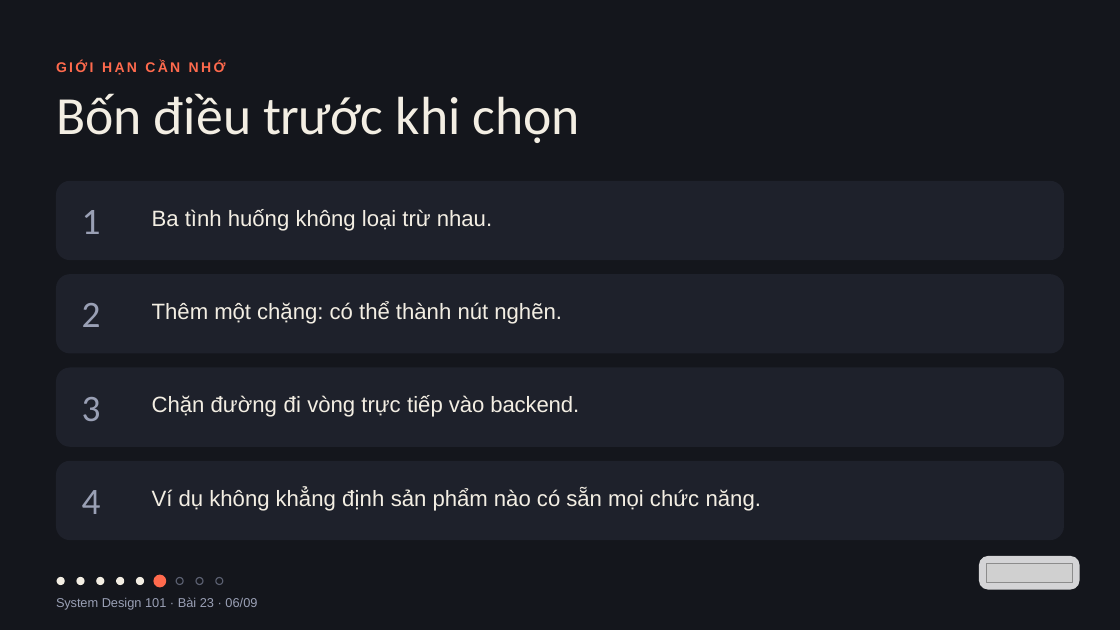
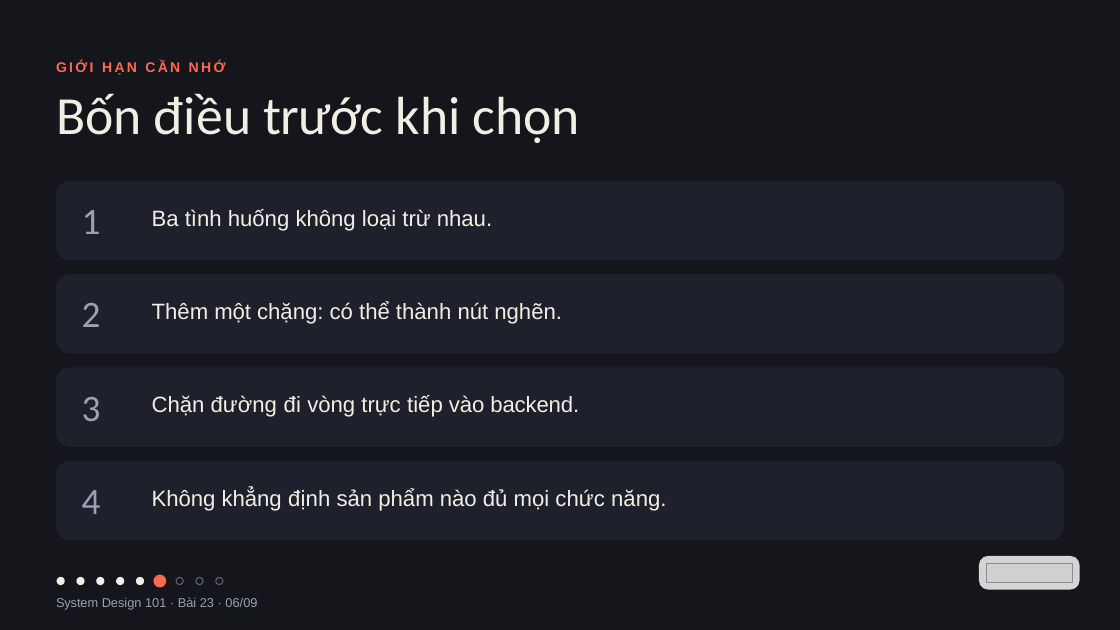
Before and after one commit to vohoailinh90/tool-marketing-studio, a slide deck: slide 6 of system-design-101/vi/lessons/sd-01-023/slides/sd-01-023.pptx. Drawn at 1120x630 pixels with LibreOffice and Linux fonts; fonts in the diff are those of the drawing; grey boxes stand for pictures. Boxes give left, top, right and bottom in pixels: in the first picture for what was removed or moved away, otherwise in the second. Text is boxed around its words. In the diff, an @@ line names an element or a change of style, - is before the commit and + after.

```diff
--- a/system-design-101/vi/lessons/sd-01-023/slides/sd-01-023.pptx
+++ b/system-design-101/vi/lessons/sd-01-023/slides/sd-01-023.pptx
@@ text at (x1=152, y1=488, x2=666, y2=511): text changed @@
-Ví dụ không khẳng định sản phẩm nào có sẵn mọi chức năng.
+Không khẳng định sản phẩm nào đủ mọi chức năng.
```
Also in this commit, not shown: 5 other slides changed, 4 other files.
